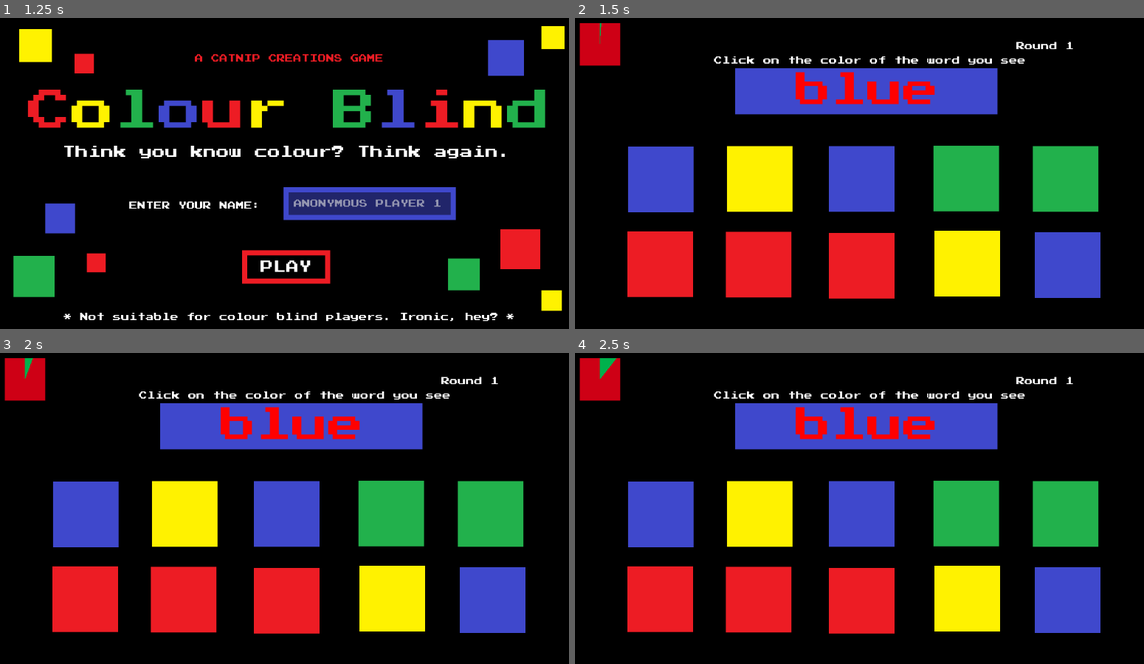
Above: before the commit, frames 1-4 (two rows, left to right).
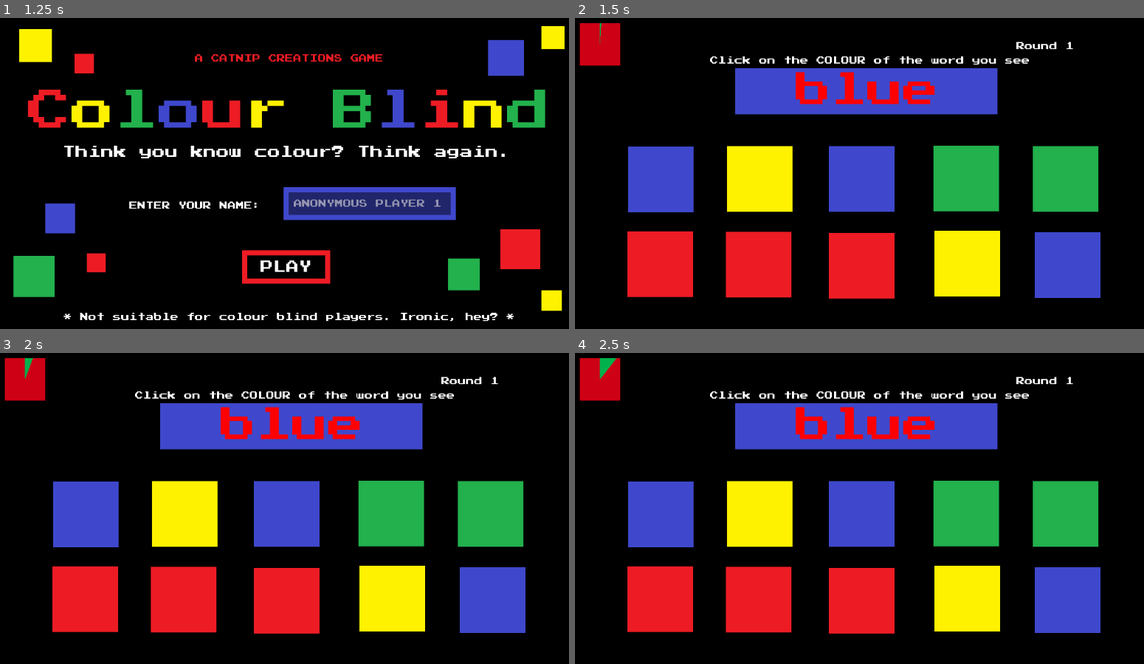
Above: after the commit, the same moments.

Repository: kwrightsk/game-jam-january-2026
Game: Godot game, scene res://Scenes/title_screen.tscn
Same seed, same stepped clock (60 frames per second), same inputs: the game is played once before the commit and once after it.
Inputs (mouse positions are in pixels of both pictures, inside the frame that each line leads up to):
- Up to frame 1 (1.25 s): click (369, 204) at 0.52 s; type "Alex" at 0.6 s
- Up to frame 2 (1.5 s): click "PLAY" at 1.25 s
- Up to frame 3 (2 s): no input
- Up to frame 4 (2.5 s): tap Enter at 2 s; move the mouse to (865, 427) at 2.02 s; press the mouse at (865, 427) at 2.03 s

Frame 1 is identical in both runs. In frame 2, 0.7% of the frame differs, in the area x 23-80%, y 12-15%; in frame 3, 0.7%; in frame 4, 0.7%.

Commit message:
karen bug fixed

Diff:
--- a/Scenes/shape_color_picker.tscn
+++ b/Scenes/shape_color_picker.tscn
@@ -39,7 +39,7 @@
 offset_bottom = 262.0
 mouse_filter = 1
 theme_override_fonts/font = ExtResource("2_wrc73")
-text = "Click on the color of the shape you see"
+text = "Click on the COLOUR of the SHAPE you see"
 horizontal_alignment = 1
 metadata/_edit_use_anchors_ = true
 
--- a/Scenes/title_screen.tscn
+++ b/Scenes/title_screen.tscn
@@ -211,10 +211,10 @@
 theme_override_styles/panel = SubResource("StyleBoxFlat_xxx3x")
 
 [node name="Panel2" type="Panel" parent="PlayButton"]
-visible = false
 layout_mode = 0
 offset_right = 172.0
 offset_bottom = 65.0
+mouse_filter = 2
 theme_override_styles/panel = SubResource("StyleBoxFlat_dl0fk")
 
 [node name="PaintbrushCursor" parent="." instance=ExtResource("3_awoib")]
--- a/Scenes/word_color_picker.tscn
+++ b/Scenes/word_color_picker.tscn
@@ -40,7 +40,7 @@
 offset_bottom = 262.0
 mouse_filter = 1
 theme_override_fonts/font = ExtResource("2_tqnll")
-text = "Click on the word you see"
+text = "Click on the WORD you see"
 horizontal_alignment = 1
 metadata/_edit_use_anchors_ = true
 
--- a/Scenes/word_picker.tscn
+++ b/Scenes/word_picker.tscn
@@ -38,7 +38,7 @@
 offset_bottom = 260.0
 mouse_filter = 1
 theme_override_fonts/font = ExtResource("1_b7mhs")
-text = "Click on the color of the word you see"
+text = "Click on the COLOUR of the word you see"
 horizontal_alignment = 1
 metadata/_edit_use_anchors_ = true
 
Not shown: 1 places in Scenes/click_colour.tscn that only renumber resources
Not shown: 1 places in Scenes/colour_eater_bug.tscn that only renumber resources
Not shown: 1 places in Scenes/main_level.tscn that only renumber resources
Not shown: 1 places in Scenes/shape_color_picker.tscn that only renumber resources
Not shown: 1 places in Scenes/word_color_picker.tscn that only renumber resources
Not shown: 1 places in Scenes/word_picker.tscn that only renumber resources
